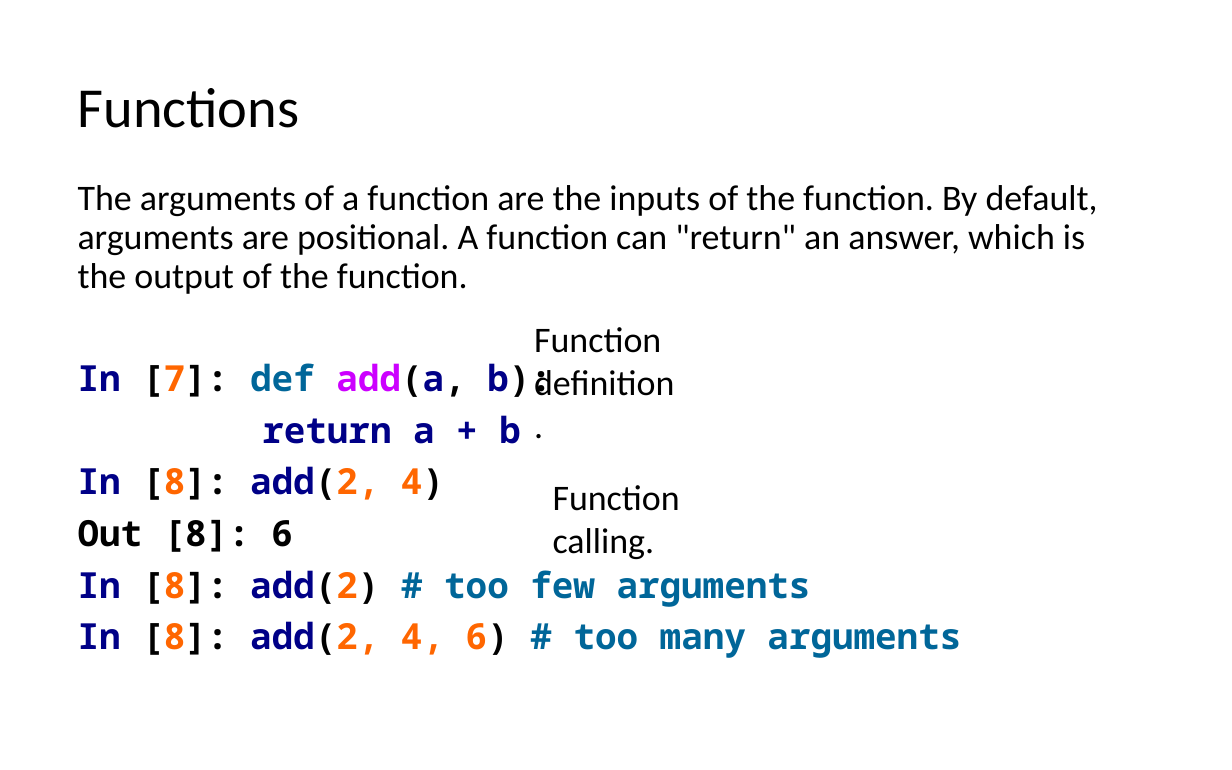
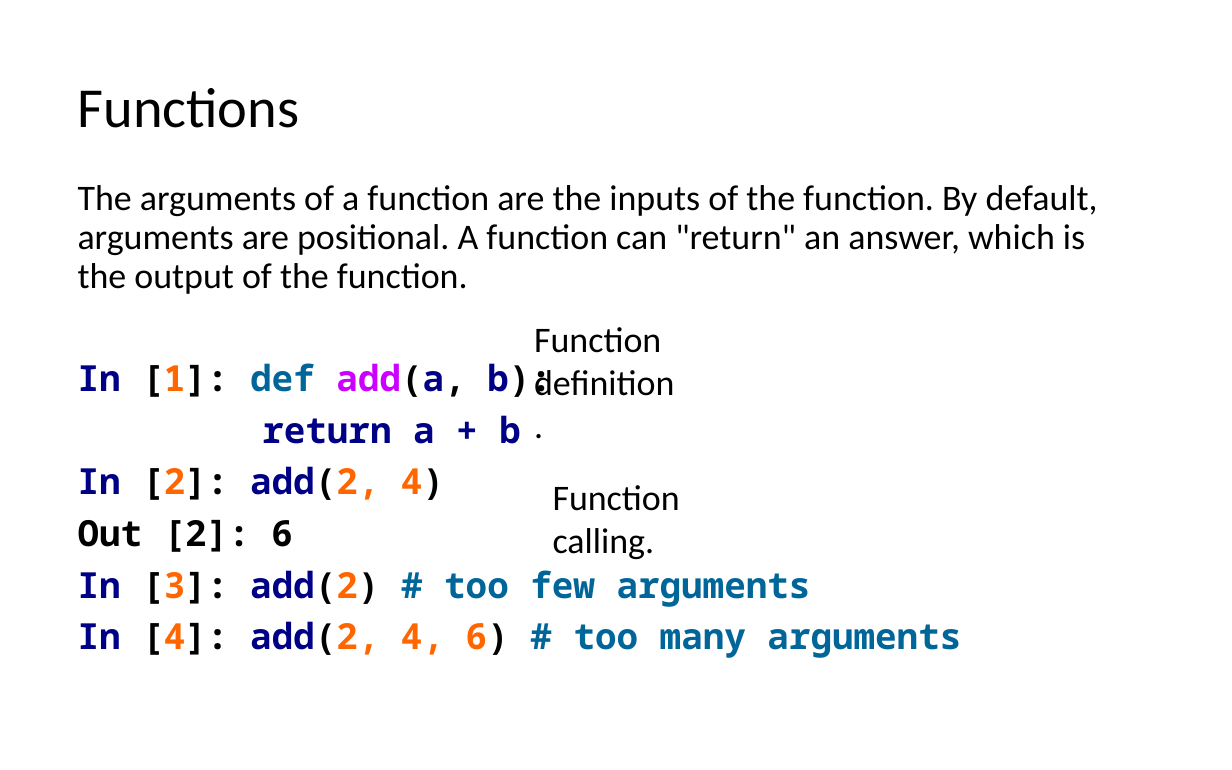
Before and after one commit to LongBaoNguyen/longbaonguyen.github.io, a slide deck: slide 4 of courses/apcsp/lect8.pptx. Drawn at 1232x770 pixels with LibreOffice and Linux fonts; fonts in the diff are those of the drawing. Boxes give left, top, right and bottom in pixels: in the first picture for what was removed or moved away, otherwise in the second. Text is boxed around its words. In the diff, an @@ line names an element or a change of style, - is before the commit and + after.

```diff
--- a/courses/apcsp/lect8.pptx
+++ b/courses/apcsp/lect8.pptx
@@ text at box(78, 363, 552, 397): text changed @@
-In [7]: def add(a, b):
+In [1]: def add(a, b):
@@ text at box(78, 466, 961, 658): text changed @@
-In [8]: add(2, 4)
-Out [8]: 6
-In [8]: add(2) # too few arguments
-In [8]: add(2, 4, 6) # too many arguments
+In [2]: add(2, 4)
+Out [2]: 6
+In [3]: add(2) # too few arguments
+In [4]: add(2, 4, 6) # too many arguments
```
Also in this commit, not shown: 7 other slides changed, 1 slide added, 1 slide removed, 7 other files.
